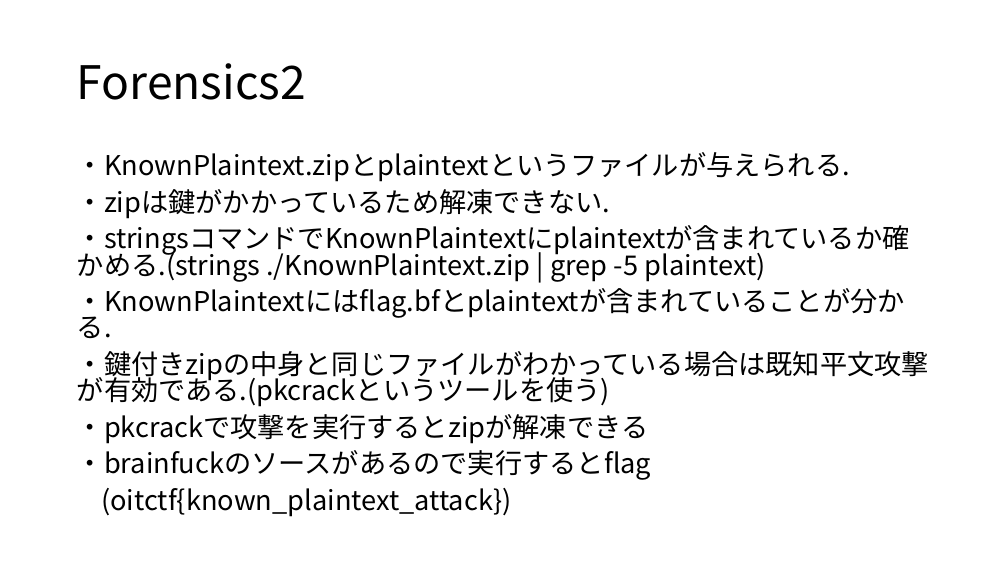
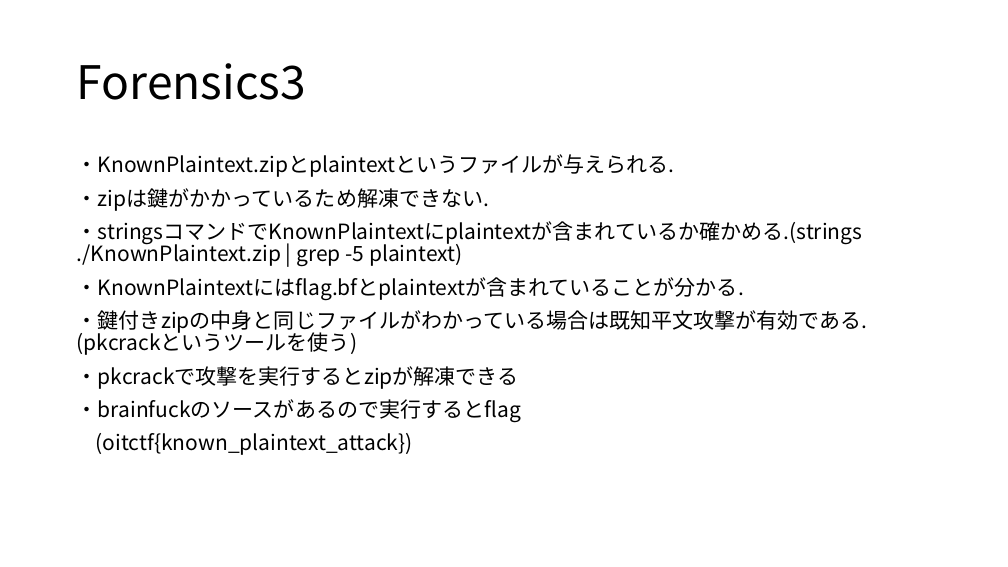
Before and after one commit to narupi/OITBeginnersCTF, a slide deck: slide 13 of Writeup.pptx (slide 12 before the commit). Drawn at 1008x567 pixels with LibreOffice and Linux fonts; fonts in the diff are those of the drawing. Boxes give left, top, right and bottom in pixels: in the first picture for what was removed or moved away, otherwise in the second. Text is boxed around its words. In the diff, an @@ line names an element or a change of style, - is before the commit and + after.

```diff
--- a/Writeup.pptx
+++ b/Writeup.pptx
@@ title at (77,63,306,100): text changed @@
-Forensics2
+Forensics3
@@ text "・KnownPlaintext.zipとplaintextというファイルが与えられる." at (77,154,868,455): size 25.9 to 20 pt; line spacing 0.8 to 0.9 @@
```
Also in this commit, not shown: 1 other slide changed.
